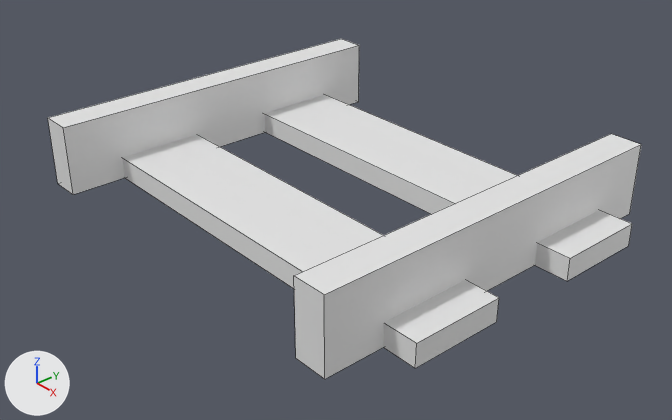
One commit to the Blender file Blender/SM_Rails.blend: the scene before it, then after it.
Camera for both pictures: a camera (50 mm lens) standing at (1.129, -0.98, 0.771) and looking at (0.029, -0.023, -0.004). The lights are fixed; the arrows at lower left show +X, +Y and +Z. Mesh edges are drawn as thin lines.
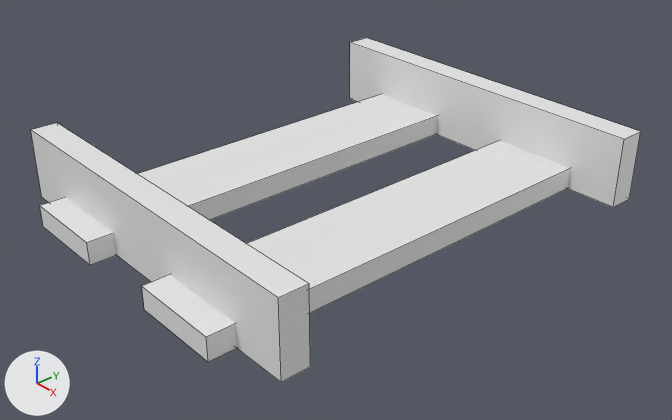
Pixel boxes [x1, y1, x2, y2] of what changed, in the pictures (672 x 420 px):
'Cube.003', reshaped, modifiers changed
    before: [48, 39, 641, 379]
    after: [31, 38, 641, 382]
'Cube', moved, turned
    before: [122, 95, 632, 368]
    after: [40, 94, 570, 362]

The change, as a list of edits to the scene's bpy script:
```text
Change me_cube_001:
    where me_cube_001.from_pydata(...)  # 8 vertices, 6 faces; spans x -0.083..0.083, y -0.444..0.444, z 0.0..0.041
    used by ob_cube; location = (0.0, -0.161, 0.0); rotation_euler = (0.0, 0.0, 1.571), in degrees (0, 0, 90)
    me_cube_001 part 1: the whole mesh is moved by (-0.162, 0.0, 0.0)
Change me_cube_004:
    where me_cube_004.from_pydata(...)  # 8 vertices, 6 faces; spans x 0.322..0.382, y -0.35..0.35, z 0.0..0.132
    used by ob_cube_003; location = (0.0, 0.0, 0.0)
    me_cube_004 part 2
    me_cube_004.vertices[0].co: (0.382, -0.35, 0.0) -> (0.35, -0.348, 0.0)  # pixel (324, 379) -> pixel (310, 366)
    me_cube_004.vertices[1].co: (0.382, -0.35, 0.132) -> (0.35, -0.348, 0.132)  # pixel (324, 294) -> pixel (309, 283)
    me_cube_004.vertices[2].co: (0.322, -0.35, 0.0) -> (0.35, -0.397, 0.0)  # pixel (295, 358) -> pixel (281, 382)
    me_cube_004.vertices[3].co: (0.322, -0.35, 0.132) -> (0.35, -0.397, 0.132)  # pixel (293, 275) -> pixel (278, 297)
    me_cube_004.vertices[4].co: (0.382, 0.35, 0.0) -> (-0.35, -0.348, 0.0)  # pixel (629, 213) -> not seen
    me_cube_004.vertices[5].co: (0.382, 0.35, 0.132) -> (-0.35, -0.348, 0.132)  # pixel (641, 144) -> pixel (57, 122)
    me_cube_004.vertices[6].co: (0.322, 0.35, 0.0) -> (-0.35, -0.397, 0.0)  # not seen -> pixel (41, 197)
    me_cube_004.vertices[7].co: (0.322, 0.35, 0.132) -> (-0.35, -0.397, 0.132)  # pixel (610, 133) -> pixel (30, 129)
Change ob_cube:
    ob_cube.rotation_euler: (0.0, 0.0, 1.571) -> (0.0, 0.0, 0.0)  # degrees (0, 0, 90) -> degrees (0, 0, 0)
    ob_cube.location: (0.0, -0.161, 0.0) -> (0.0, 0.0, 0.0)
Change ob_cube_003:
    where _m = ob_cube_003.modifiers.new('Mirror', 'MIRROR')
    add _m.use_axis = (False, True, False)
```
